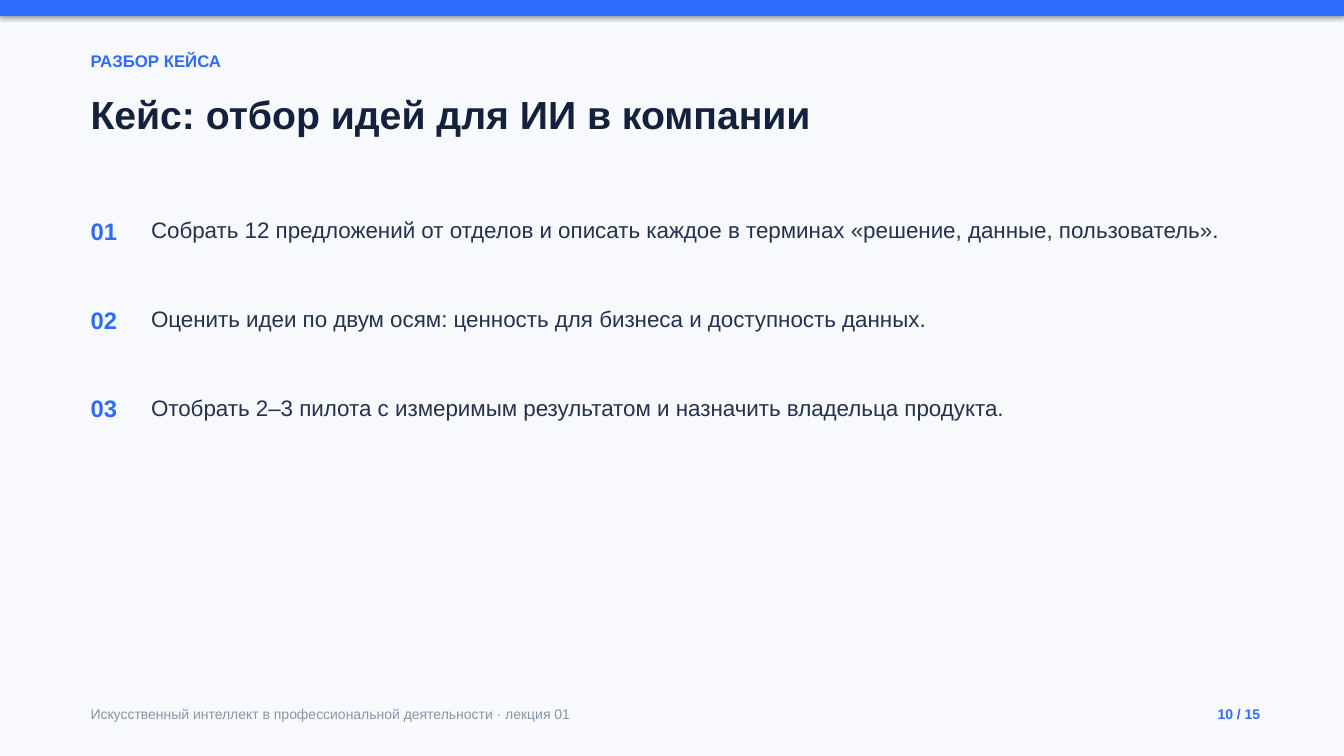
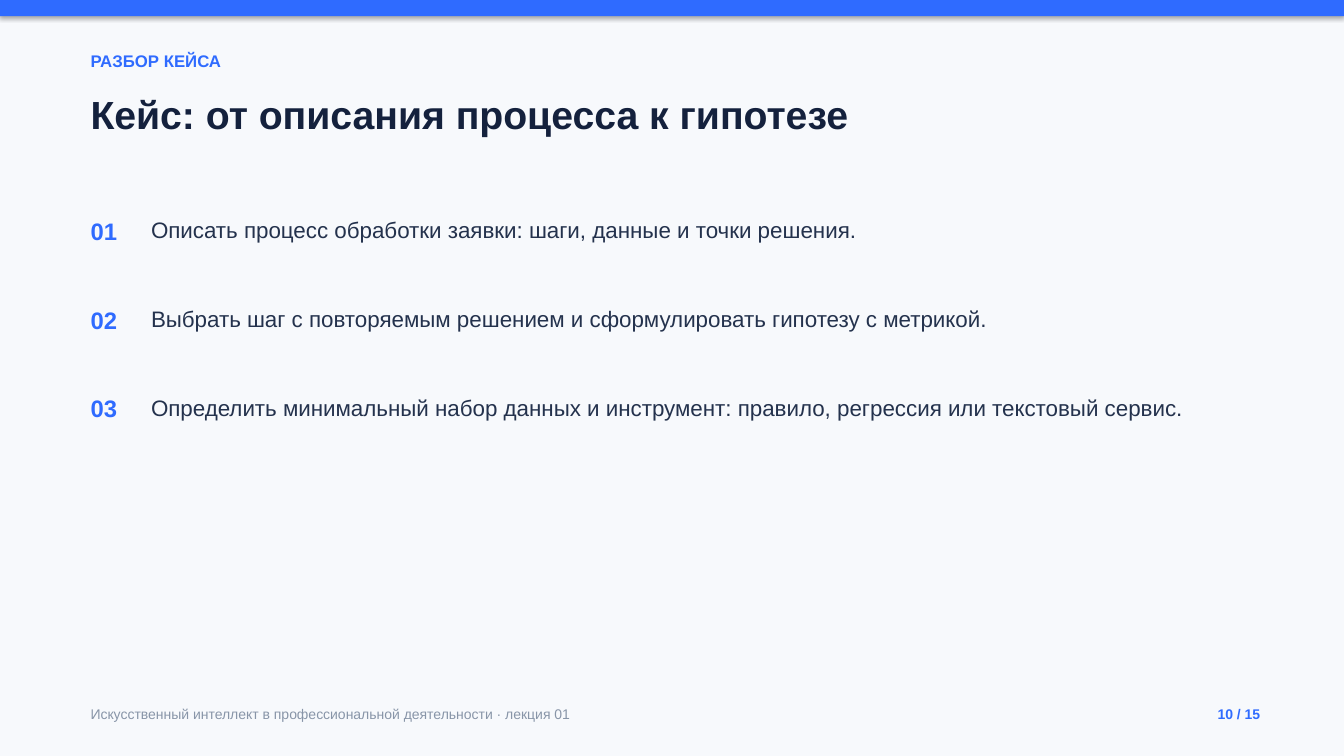
Before and after one commit to ketty3/ketty3.github.io, a slide deck: slide 10 of presentations/lecture-01.pptx. Drawn at 1344x756 pixels with LibreOffice and Linux fonts; fonts in the diff are those of the drawing. Boxes give left, top, right and bottom in pixels: in the first picture for what was removed or moved away, otherwise in the second. Text is boxed around its words. In the diff, an @@ line names an element or a change of style, - is before the commit and + after.

```diff
--- a/presentations/lecture-01.pptx
+++ b/presentations/lecture-01.pptx
@@ text at <box>91,100,849,137</box>: text changed @@
-Кейс: отбор идей для ИИ в компании
+Кейс: от описания процесса к гипотезе
@@ text at <box>151,221,856,243</box>: text changed @@
-Собрать 12 предложений от отделов и описать каждое в терминах «решение, данные, пользователь».
+Описать процесс обработки заявки: шаги, данные и точки решения.
@@ text at <box>151,310,986,332</box>: text changed @@
-Оценить идеи по двум осям: ценность для бизнеса и доступность данных.
+Выбрать шаг с повторяемым решением и сформулировать гипотезу с метрикой.
@@ text at <box>151,399,1183,421</box>: text changed @@
-Отобрать 2–3 пилота с измеримым результатом и назначить владельца продукта.
+Определить минимальный набор данных и инструмент: правило, регрессия или текстовый сервис.
```
Also in this commit, not shown: 12 other slides changed, 2 slides added, 2 slides removed, 43 other files.
